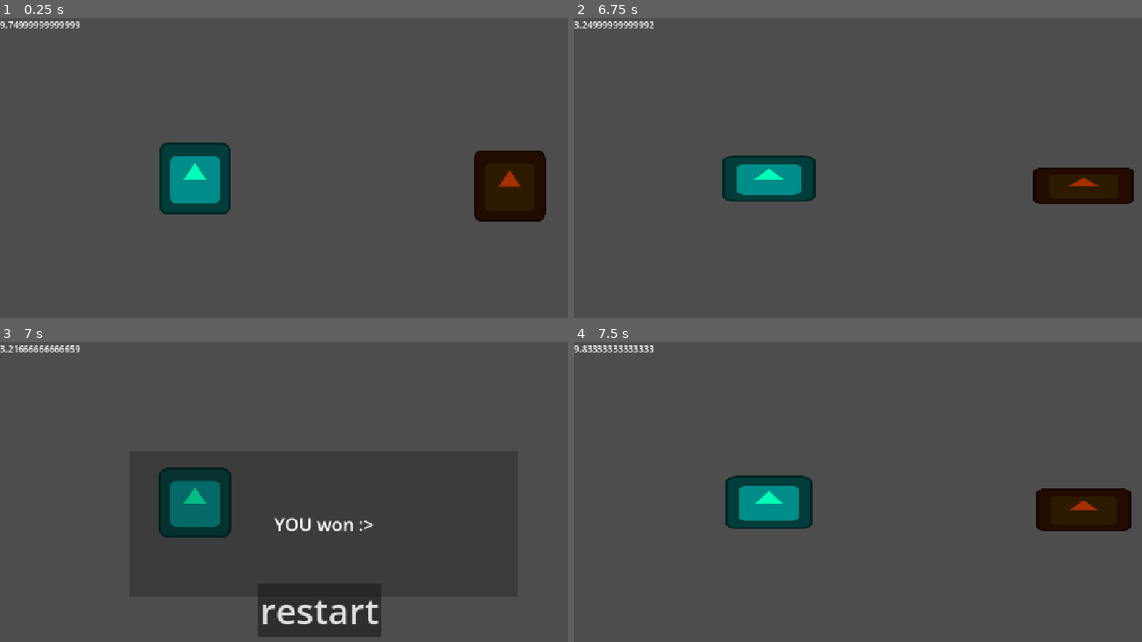
Above: before the commit, frames 1-4 (two rows, left to right).
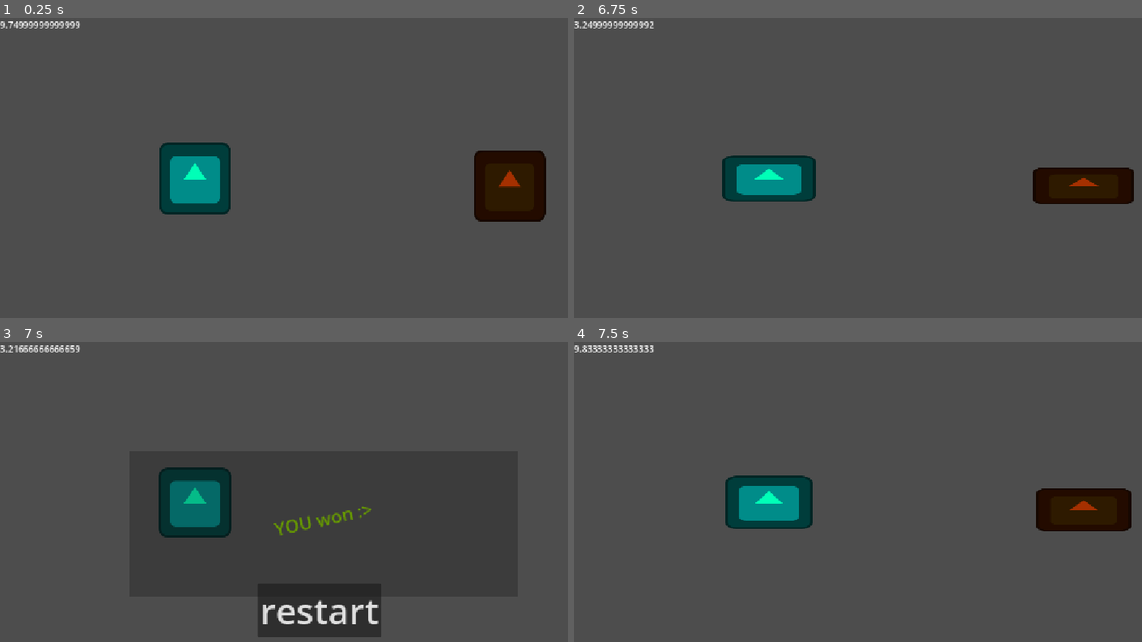
Above: after the commit, the same moments.

Repository: MagnusLucas/gmtk2026
Game: Godot game, scene res://scenes/level_manager.tscn
Same seed, same stepped clock (60 frames per second), same inputs: the game is played once before the commit and once after it. The engine's default icon, where the game draws it, is replaced by a stand-in: a white triangle on a blue panel in a dark square.
Inputs (mouse positions are in pixels of both pictures, inside the frame that each line leads up to):
- Up to frame 1 (0.25 s): no input
- Up to frame 2 (6.75 s): move the mouse to (1039, 183) at 0.52 s; click (1039, 183) at 0.67 s; tap Space at 0.77, 1.52, 3.02, 3.77, 4.52, 6.02 s; move the mouse to (767, 219) at 1.27 s; click (767, 219) at 1.42 s; move the mouse to (960, 120) at 2.02 s; click (960, 120) at 2.17 s; move the mouse to (863, 273) at 2.77 s; click (863, 273) at 2.92 s; move the mouse to (1090, 255) at 3.52 s; click (1090, 255) at 3.67 s; move the mouse to (704, 144) at 4.27 s; click (704, 144) at 4.42 s; move the mouse to (931, 201) at 5.02 s; click (931, 201) at 5.17 s; move the mouse to (801, 108) at 5.77 s; click (801, 108) at 5.92 s; move the mouse to (1039, 183) at 6.52 s; click (1039, 183) at 6.67 s
- Up to frame 3 (7 s): tap Space at 6.77 s
- Up to frame 4 (7.5 s): click "restart" at 7.25 s

Frames 1-2 are identical in both runs. In frame 3, 0.5% of the frame differs, in the area x 48-66%, y 54-65%; in frame 4, nothing differs.

Commit message:
dtryfguh

Diff:
--- a/i am honestly not sure but dont wanna leave a mess/lost_pop_up.gd
+++ b/i am honestly not sure but dont wanna leave a mess/lose_pop_up.gd
@@ -3,6 +3,7 @@
 
 # Called when the node enters the scene tree for the first time.
 func _ready() -> void:
+	$AnimationPlayer.play("losing_text")
 	pass # Replace with function body.
 
 
--- a/i am honestly not sure but dont wanna leave a mess/win_pop_up.gd
+++ b/i am honestly not sure but dont wanna leave a mess/win_pop_up.gd
@@ -3,7 +3,7 @@
 
 # Called when the node enters the scene tree for the first time.
 func _ready() -> void:
-	pass # Replace with function body.
+	$AnimationPlayer.play("losing_text")
 
 
 # Called every frame. 'delta' is the elapsed time since the previous frame.
--- a/scenes/lose_popup.tscn
+++ b/scenes/lose_popup.tscn
@@ -1,13 +1,13 @@
 [gd_scene format=3 uid="uid://bwpmel6p2x5xv"]
 
-[ext_resource type="Script" uid="uid://dp33irq8xtkex" path="res://i am honestly not sure but dont wanna leave a mess/lost_pop_up.gd" id="1_57auq"]
+[ext_resource type="Script" uid="uid://dp33irq8xtkex" path="res://i am honestly not sure but dont wanna leave a mess/lose_pop_up.gd" id="1_57auq"]
 
 [sub_resource type="Animation" id="Animation_ulhbb"]
 length = 0.001
 tracks/0/type = "value"
 tracks/0/imported = false
 tracks/0/enabled = true
-tracks/0/path = NodePath("Label:theme_override_colors/font_color")
+tracks/0/path = NodePath("Container/Label:theme_override_colors/font_color")
 tracks/0/interp = 1
 tracks/0/loop_wrap = true
 tracks/0/keys = {
@@ -19,7 +19,7 @@
 tracks/1/type = "value"
 tracks/1/imported = false
 tracks/1/enabled = true
-tracks/1/path = NodePath("Label:rotation")
+tracks/1/path = NodePath("Container/Label:rotation")
 tracks/1/interp = 1
 tracks/1/loop_wrap = true
 tracks/1/keys = {
@@ -35,26 +35,26 @@
 tracks/0/type = "value"
 tracks/0/imported = false
 tracks/0/enabled = true
-tracks/0/path = NodePath("Label:theme_override_colors/font_color")
+tracks/0/path = NodePath("Container:rotation")
 tracks/0/interp = 1
 tracks/0/loop_wrap = true
 tracks/0/keys = {
-"times": PackedFloat32Array(0, 0.33333334, 0.66, 1),
-"transitions": PackedFloat32Array(1, 1, 1, 1),
+"times": PackedFloat32Array(0.16666667, 0.76666665),
+"transitions": PackedFloat32Array(1, 1),
 "update": 0,
-"values": [Color(1, 0, 0, 1), Color(0, 1, 0, 1), Color(0, 0, 1, 1), Color(1, 0, 0, 1)]
+"values": [-0.18500490071139933, 0.14486232791552955]
 }
 tracks/1/type = "value"
 tracks/1/imported = false
 tracks/1/enabled = true
-tracks/1/path = NodePath("Label:rotation")
+tracks/1/path = NodePath("Container/Label:modulate")
 tracks/1/interp = 1
 tracks/1/loop_wrap = true
 tracks/1/keys = {
-"times": PackedFloat32Array(0.16666667, 0.76666665),
-"transitions": PackedFloat32Array(1, 1),
+"times": PackedFloat32Array(0, 0.33333334, 0.66, 0.96666664),
+"transitions": PackedFloat32Array(1, 1, 1, 1),
 "update": 0,
-"values": [-0.18500490071139933, 0.14486232791552955]
+"values": [Color(1, 0, 0, 1), Color(0, 1, 0, 1), Color(0, 0, 1, 1), Color(1, 0, 0, 1)]
 }
 
 [sub_resource type="AnimationLibrary" id="AnimationLibrary_mxlm4"]
@@ -84,17 +84,29 @@
 color = Color(0.07058824, 0.07058824, 0.07058824, 0.28627452)
 metadata/_edit_use_anchors_ = true
 
-[node name="Label" type="Label" parent="." unique_id=1584736529]
+[node name="Container" type="Control" parent="." unique_id=1720724491]
 layout_mode = 1
 anchors_preset = 8
 anchor_left = 0.5
 anchor_top = 0.5
 anchor_right = 0.5
 anchor_bottom = 0.5
-offset_left = -187.5
-offset_top = -11.5
-offset_right = 187.5
-offset_bottom = 11.5
+grow_horizontal = 2
+grow_vertical = 2
+rotation = -0.047560215
+
+[node name="Label" type="Label" parent="Container" unique_id=1584736529]
+modulate = Color(1, 0, 0, 1)
+layout_mode = 1
+anchors_preset = 8
+anchor_left = 0.5
+anchor_top = 0.5
+anchor_right = 0.5
+anchor_bottom = 0.5
+offset_left = -374.5
+offset_top = -22.5
+offset_right = 374.5
+offset_bottom = 22.5
 grow_horizontal = 2
 grow_vertical = 2
 theme_override_font_sizes/font_size = 32
--- a/scenes/win_popup.tscn
+++ b/scenes/win_popup.tscn
@@ -7,7 +7,7 @@
 tracks/0/type = "value"
 tracks/0/imported = false
 tracks/0/enabled = true
-tracks/0/path = NodePath("Label:theme_override_colors/font_color")
+tracks/0/path = NodePath("Control/Label:theme_override_colors/font_color")
 tracks/0/interp = 1
 tracks/0/loop_wrap = true
 tracks/0/keys = {
@@ -19,7 +19,7 @@
 tracks/1/type = "value"
 tracks/1/imported = false
 tracks/1/enabled = true
-tracks/1/path = NodePath("Label:rotation")
+tracks/1/path = NodePath("Control:rotation")
 tracks/1/interp = 1
 tracks/1/loop_wrap = true
 tracks/1/keys = {
@@ -35,7 +35,7 @@
 tracks/0/type = "value"
 tracks/0/imported = false
 tracks/0/enabled = true
-tracks/0/path = NodePath("Label:theme_override_colors/font_color")
+tracks/0/path = NodePath("Control/Label:modulate")
 tracks/0/interp = 1
 tracks/0/loop_wrap = true
 tracks/0/keys = {
@@ -47,7 +47,7 @@
 tracks/1/type = "value"
 tracks/1/imported = false
 tracks/1/enabled = true
-tracks/1/path = NodePath("Label:rotation")
+tracks/1/path = NodePath("Control:rotation")
 tracks/1/interp = 1
 tracks/1/loop_wrap = true
 tracks/1/keys = {
@@ -84,7 +84,17 @@
 color = Color(0.07058824, 0.07058824, 0.07058824, 0.28627452)
 metadata/_edit_use_anchors_ = true
 
-[node name="Label" type="Label" parent="." unique_id=1584736529]
+[node name="Control" type="Control" parent="." unique_id=27173351]
+layout_mode = 1
+anchors_preset = 8
+anchor_left = 0.5
+anchor_top = 0.5
+anchor_right = 0.5
+anchor_bottom = 0.5
+grow_horizontal = 2
+grow_vertical = 2
+
+[node name="Label" type="Label" parent="Control" unique_id=1584736529]
 layout_mode = 1
 anchors_preset = 8
 anchor_left = 0.5
@@ -92,11 +102,12 @@
 anchor_right = 0.5
 anchor_bottom = 0.5
 offset_left = -187.5
-offset_top = -11.5
+offset_top = -22.5
 offset_right = 187.5
-offset_bottom = 11.5
+offset_bottom = 22.5
 grow_horizontal = 2
 grow_vertical = 2
+rotation = -0.047560215
 theme_override_font_sizes/font_size = 32
 text = "YOU won :>"
 horizontal_alignment = 1
Renamed: i am honestly not sure but dont wanna leave a mess/lost_pop_up.gd.uid -> i am honestly not sure but dont wanna leave a mess/lose_pop_up.gd.uid
